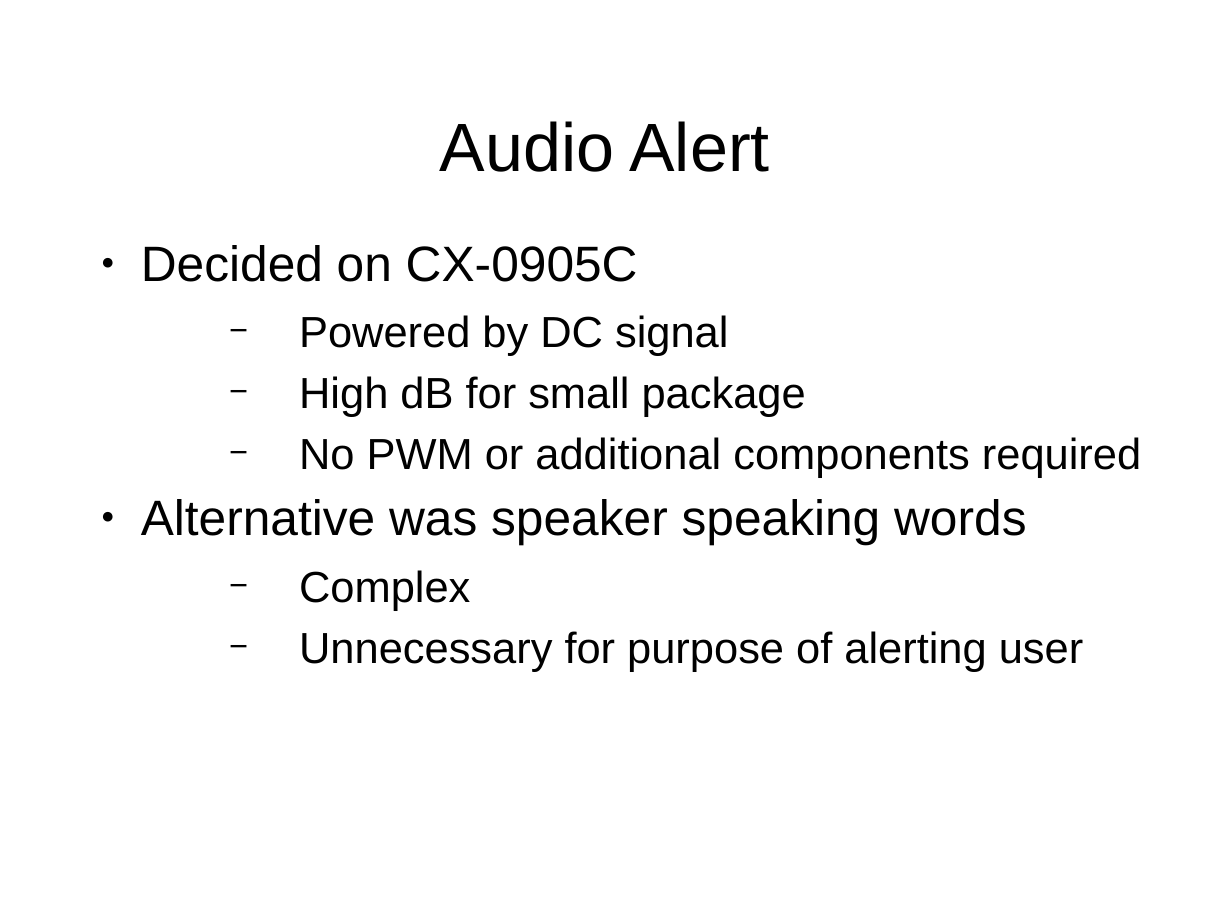
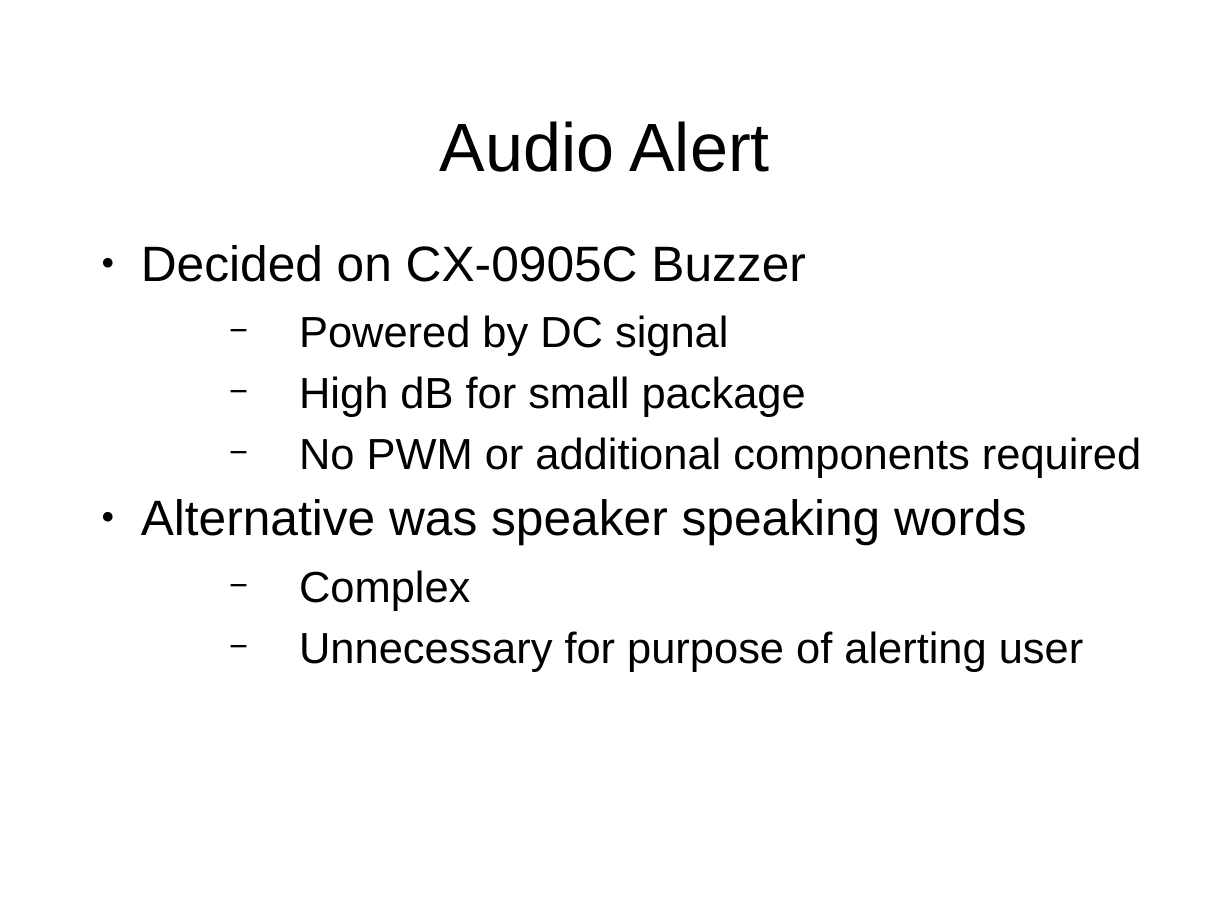
Before and after one commit to RC360Detector/RC360Detector, a slide deck: slide 12 of T08 - Presentation.ppt (slide 11 before the commit). Drawn at 1232x924 pixels with LibreOffice and Linux fonts; fonts in the diff are those of the drawing; background and template pictures are left out. Boxes give left, top, right and bottom in pixels: in the first picture for what was removed or moved away, otherwise in the second. Text is boxed around its words. In the diff, an @@ line names an element or a change of style, - is before the commit and + after.

```diff
--- a/T08 - Presentation.ppt
+++ b/T08 - Presentation.ppt
@@ text at [141,245,806,282]: text changed @@
-● Decided on CX-0905C
+● Decided on CX-0905C Buzzer
```
Also in this commit, not shown: 8 other slides changed, 6 slides added, 3 slides removed.
